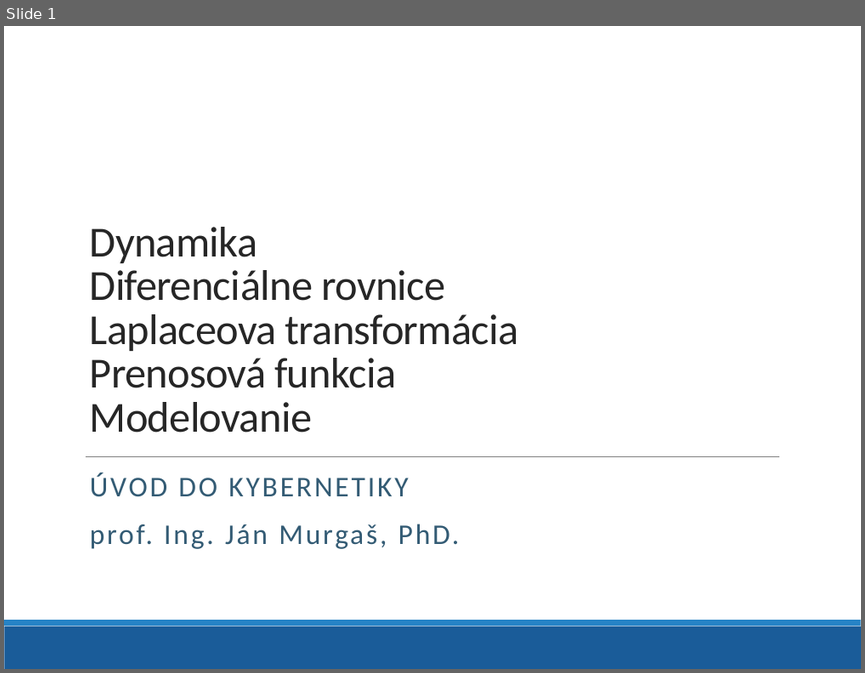
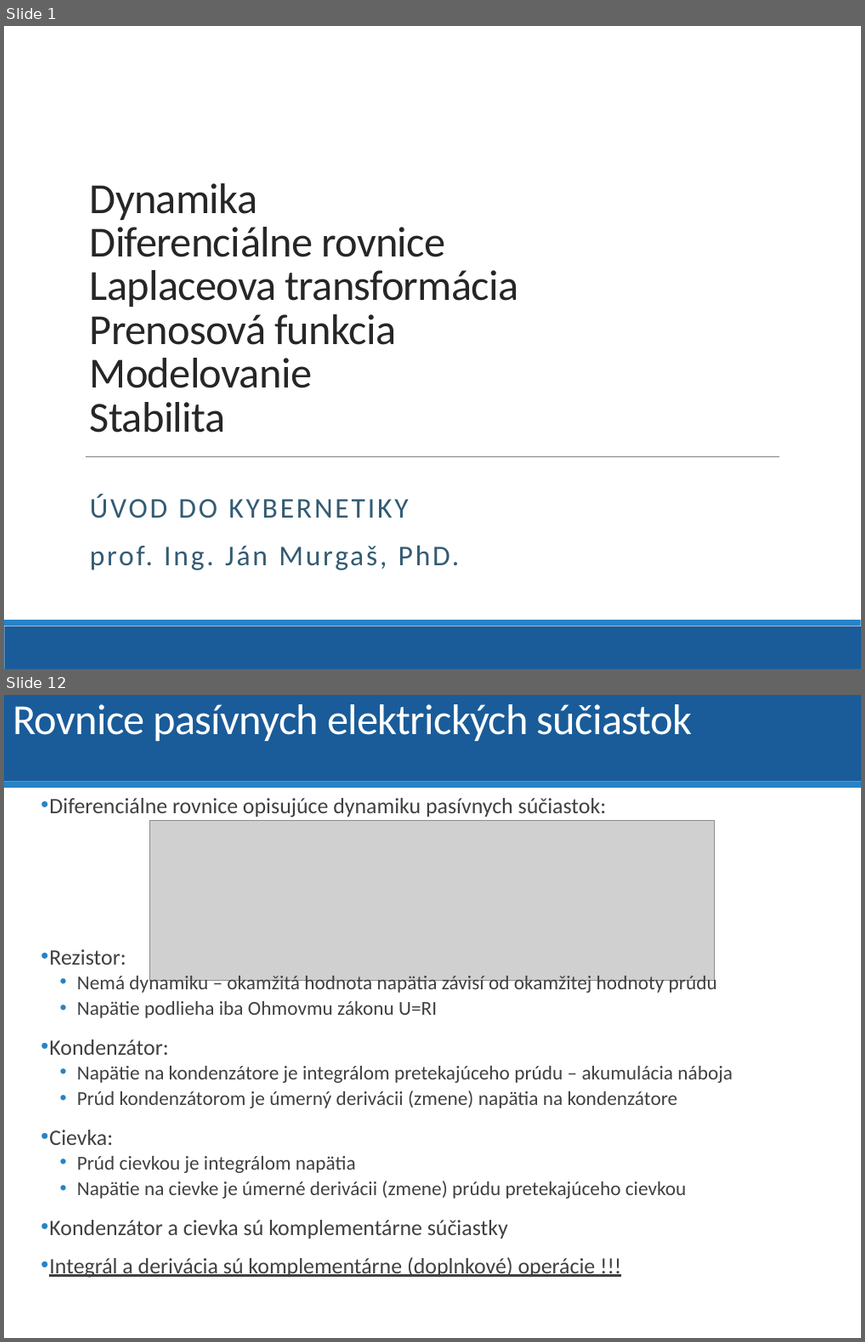
Before and after one commit to dodekm/TeamProjektKybernetika, a slide deck: Nove prednasky/P01_dynamika_dif_rovnice_LPT_prenosova_funkcia_modelovanie.pptx. Shown one above the other, each under a label of ours: slide 1 before the commit, slides 1 and 12 after it; the slides between them are not shown. The pictures are 865x673 and 865x1342 pixels, drawn with LibreOffice and Linux fonts; fonts in the diff are those of the drawing; grey boxes stand for pictures; background and template pictures are left out. Boxes give left, top, right and bottom in pixels: in the first picture for what was removed or moved away, otherwise in the second. Text is boxed around its words. In the diff, an @@ line names an element or a change of style, - is before the commit and + after.

```diff
--- a/Nove prednasky/P01_dynamika_dif_rovnice_LPT_prenosova_funkcia_modelovanie.pptx
+++ b/Nove prednasky/P01_dynamika_dif_rovnice_LPT_prenosova_funkcia_modelovanie.pptx
@@ slide 12 added at bbox=[4, 695, 861, 1338], background #FFFFFF @@
@@ rectangle added at bbox=[4, 695, 861, 782], fill #1A5C99 @@
@@ title added at bbox=[12, 704, 692, 741], 36 pt, text #FFFFFF @@
+Rovnice pasívnych elektrických súčiastok
@@ rectangle added at bbox=[4, 782, 861, 788], fill #2683C6 @@
@@ text added at bbox=[49, 798, 732, 1277], 16.6 pt, text #404040 @@
+• Diferenciálne rovnice opisujúce dynamiku pasívnych súčiastok:
+• Rezistor:
+  • Nemá dynamiku – okamžitá hodnota napätia závisí od okamžitej hodnoty prúdu
+  • Napätie podlieha iba Ohmovmu zákonu U=RI
+• Kondenzátor:
+  • Napätie na kondenzátore je integrálom pretekajúceho prúdu – akumulácia náboja
+  • Prúd kondenzátorom je úmerný derivácii (zmene) napätia na kondenzátore
+• Cievka:
+  • Prúd cievkou je integrálom napätia
+  • Napätie na cievke je úmerné derivácii (zmene) prúdu pretekajúceho cievkou
+• Kondenzátor a cievka sú komplementárne súčiastky
+• Integrál a derivácia sú komplementárne (doplnkové) operácie !!!
@@ picture added at bbox=[150, 821, 715, 981] @@
@@ slide 1 changed as well @@
@@ title at bbox=[90, 183, 519, 432]: text changed @@
-Dynamika
-Diferenciálne rovnice
-Laplaceova transformácia
-Prenosová funkcia
-Modelovanie
+Dynamika
+Diferenciálne rovnice
+Laplaceova transformácia
+Prenosová funkcia
+Modelovanie
+Stabilita
@@ subtitle "ÚVOD DO KYBERNETIKY": place and size @@
-subtitle "ÚVOD DO KYBERNETIKY" at bbox=[90, 473, 460, 549]
+subtitle "ÚVOD DO KYBERNETIKY" at bbox=[90, 494, 460, 570]
```
Also in this commit, not shown: 39 other slides added, 5 slides removed, 2 other files.
